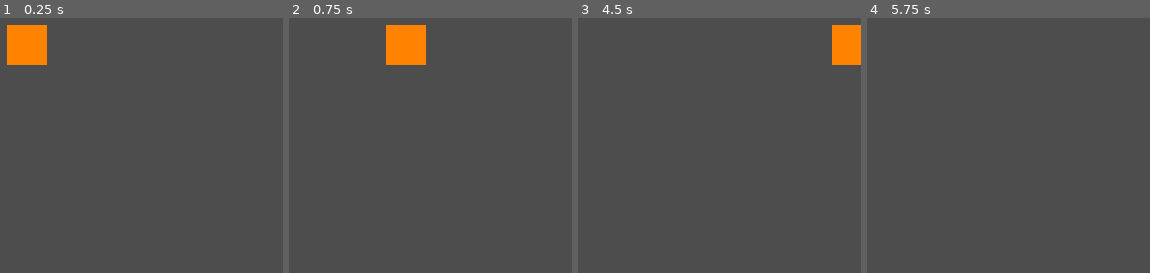
Above: before the commit, frames 1-4 (left to right).
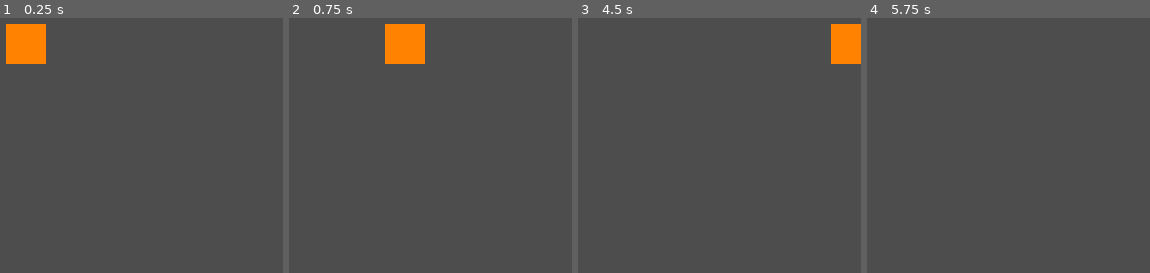
Above: after the commit, the same moments.

Repository: enszngn/gamejam
Game: Godot game, scene res://scenes/main.tscn
Two runs of this game, one before a commit and one after it. Both use one fixed random seed, a clock stepped at 60 frames per second and the inputs below.
Inputs:
- Up to frame 1 (0.25 s): no input
- Up to frame 2 (0.75 s): tap Enter at 0.5 s; hold Right (right) from 0.53 s (still down)
- Up to frame 3 (4.5 s): release Right (right) at 1.28 s; hold Down (down) 1.28-2.03 s; tap Space at 2, 3.5 s; hold Right (right) 2.03-2.78 s; tap Enter at 2.75, 4.25 s; hold Up (ui_up) 2.78-3.53 s; hold Left (left) from 3.53 s (still down)
- Up to frame 4 (5.75 s): release Left (left) at 5.03 s; hold Down (down) from 5.03 s (still down)

The runs differ from the first frame. In frame 1, 0.2% of the frame differs, in the area x 2-17%, y 2-19%; in frame 2, 0.2%; in frame 3, 0.1%; in frame 4, nothing differs.

Commit message:
Update main.tscn
pushed the stash

Diff:
--- a/scenes/main.tscn
+++ b/scenes/main.tscn
@@ -7,3 +7,4 @@
 [node name="playernode" parent="." unique_id=1067599194 instance=ExtResource("1_o5qli")]
 
 [node name="Camera2D" type="Camera2D" parent="." unique_id=1202566409]
+position = Vector2(1, 1)
